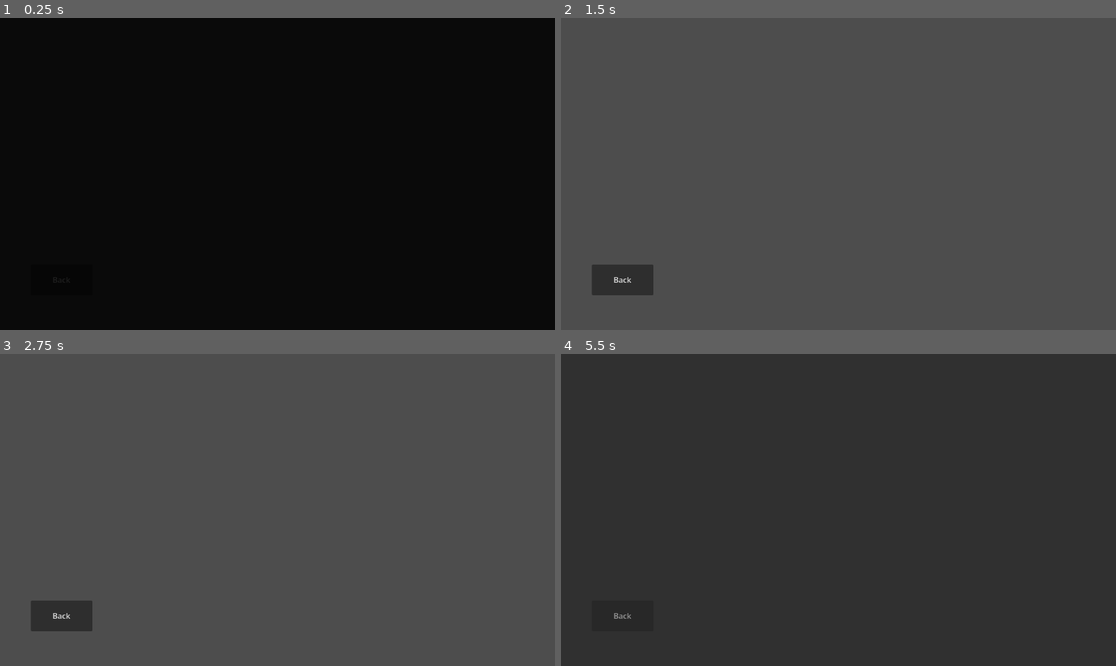
Above: before the commit, frames 1-4 (two rows, left to right).
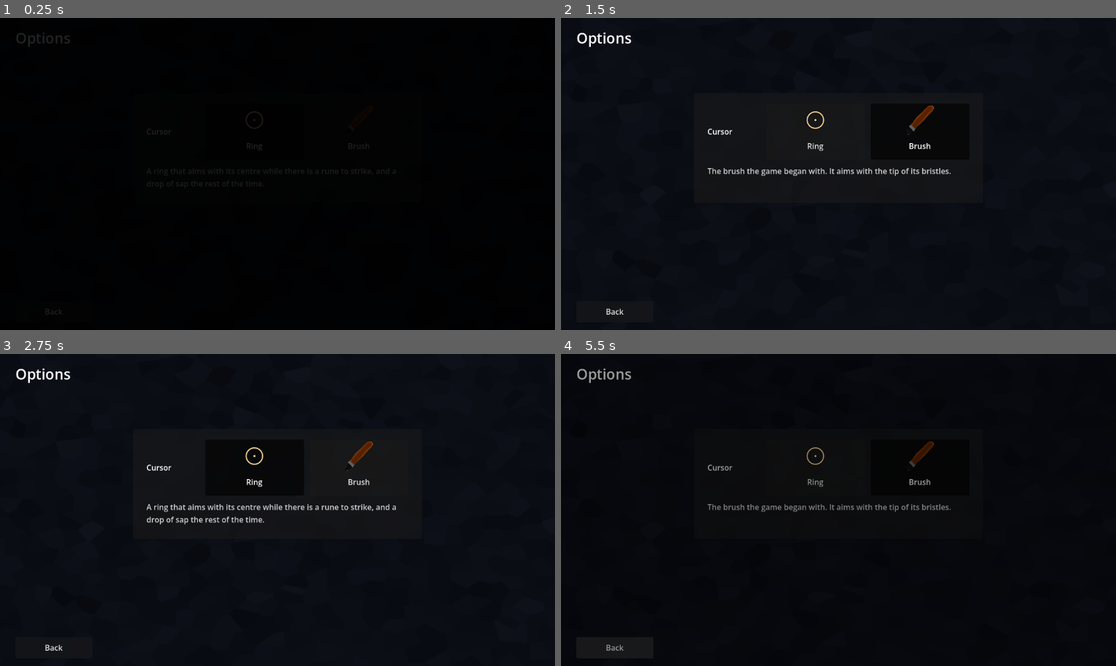
Above: after the commit, the same moments.

Repository: gamma2653/Magiteknician
Game: Godot game, scene res://magiteknician/menus/options.tscn
Same seed, same stepped clock (60 frames per second), same inputs: the game is played once before the commit and once after it. This scene is started directly instead of the project's main scene.
Inputs (mouse positions are in pixels of both pictures, inside the frame that each line leads up to):
- Up to frame 1 (0.25 s): no input
- Up to frame 2 (1.5 s): click (816, 130) at 0.5 s, where only the run after the commit has a clickable "Ring"; click (921, 130) at 1.25 s, where only the run after the commit has a clickable "Brush"
- Up to frame 3 (2.75 s): click (255, 466) at 2 s, where only the run after the commit has a clickable "Ring"
- Up to frame 4 (5.5 s): click (921, 466) at 2.75 s, where only the run after the commit has a clickable "Brush"; click (816, 466) at 3.5 s, where only the run after the commit has a clickable "Ring"; click (921, 466) at 4.25 s, where only the run after the commit has a clickable "Brush"; click "Back" at 5 s

The runs differ from the first frame. In frame 1, less than 0.1% of the frame differs, in the area x 3-13%, y 4-85%; in frame 2, 100%, in the area x 0-100%, y 0-100%; in frame 3, 100%; in frame 4, 99%.

Commit message:
Let the player have the brush back, in the options
The brush the game began with is no longer the cursor the game comes
with. It is kept for whoever would rather have it.

The options menu had a Back button and nothing else. It now offers the
ring or the brush, each with its picture. A choice takes hold as it is
made, so the cursor in the player's hand is the preview.

The brush is as it was: the same two pictures, aiming with the tip of
its bristles, pressed down by a stroke, and the same in a menu as over
a rune. It trails ink as the ring does.

The choice is kept in user://settings.json, apart from the player's
progress, so that starting the campaign afresh does not put the options
back. Settings is an autoload that says when something has changed.
GameCursor listens to it, and nothing else knows there is a choice.

The tests and the play-through keep their options in files of their
own, as they do their saves.

The game also takes its cursor back from the system before it closes.
It had been leaving a picture behind, which the engine reported as a
leak on the way out.

Co-Authored-By: Claude Fable 5.1 <noreply@anthropic.com>

Diff:
--- a/magiteknician/engine/cursor/game_cursor.gd
+++ b/magiteknician/engine/cursor/game_cursor.gd
@@ -9,6 +9,11 @@
 ## Whatever wants the reticle asks for it with aim(), and gives it back
 ## with point() when it is done.
 ##
+## The player can have the brush the game began with in place of both, by
+## asking for it in the options. It is a picture and not drawn, it looks
+## the same in a menu as over a rune, and it aims with the tip of its
+## bristles, in its bottom left corner.
+##
 ## The cursor is one colour whatever it is over. It was tried in the colour
 ## of the rune to strike next, and that is the one colour it must not be:
 ## it is on that rune, and cannot be seen, at the moment of the stroke.
@@ -19,6 +24,9 @@
 	## A ring with a dot in it. For aiming at runes.
 	RETICLE,
 }
+
+## The tip of the brush's bristles.
+const BRUSH_HOTSPOT := Vector2(0, 60)
 
 var look: Look = Look.POINTER
 ## True while a rune's key is held down.
@@ -32,7 +40,15 @@
 
 
 func _ready() -> void:
+	Settings.changed.connect(_show)
 	_show()
+
+
+func _exit_tree() -> void:
+	# The system has been handed a picture. Take it back before the game
+	# goes, or the picture outlives what it was drawn with.
+	Input.set_custom_mouse_cursor(null)
+	_drawn.clear()
 
 
 ## Shows the reticle, on behalf of `whom`.
@@ -103,8 +119,11 @@
 
 
 ## The picture the cursor is showing.
-func picture() -> ImageTexture:
-	var key := "%d %s" % [look, pressed and look == Look.RETICLE]
+func picture() -> Texture2D:
+	var down := pressed and look == Look.RETICLE
+	if is_brush():
+		return Loader.RESOURCES["img"]["cursor"]["brush_down" if down else "brush"]
+	var key := "%d %s" % [look, down]
 	if not _drawn.has(key):
 		var image := CursorArt.pointer() if look == Look.POINTER else CursorArt.reticle(CursorArt.SAP, pressed)
 		_drawn[key] = ImageTexture.create_from_image(image)
@@ -112,7 +131,14 @@
 
 
 func hotspot() -> Vector2:
+	if is_brush():
+		return BRUSH_HOTSPOT
 	return CursorArt.pointer_hotspot() if look == Look.POINTER else CursorArt.reticle_hotspot()
+
+
+## True if the player has asked for the brush.
+func is_brush() -> bool:
+	return Settings.cursor == Settings.Cursor.BRUSH
 
 
 func _show() -> void:
--- a/magiteknician/loader.gd
+++ b/magiteknician/loader.gd
@@ -39,6 +39,10 @@
 			"ρ": preload("res://magiteknician/assets/ρ.png") as Texture2D,
 			"σ": preload("res://magiteknician/assets/σ.png") as Texture2D,
 			"φ": preload("res://magiteknician/assets/φ.png") as Texture2D
+		},
+		"cursor": {
+			"brush": preload("res://magiteknician/assets/turd_brush.png") as Texture2D,
+			"brush_down": preload("res://magiteknician/assets/turd_brush_down.png") as Texture2D
 		}
 	},
 	"sound": {
--- a/magiteknician/menus/options.gd
+++ b/magiteknician/menus/options.gd
@@ -1,10 +1,48 @@
 extends Node2D
+## The options. There is one so far: which cursor to play with.
+##
+## A choice takes hold as it is made, and is kept. There is nothing to
+## confirm, and the cursor in the player's hand is the preview.
+
+const RING_NOTE := "A ring that aims with its centre while there is a rune to strike, and a drop of sap the rest of the time."
+const BRUSH_NOTE := "The brush the game began with. It aims with the tip of its bristles."
 
 var going_back = false
 
+@onready var ring: Button = %Ring
+@onready var brush: Button = %Brush
+@onready var cursor_note: Label = %CursorNote
+
+
 # Called when the node enters the scene tree for the first time.
 func _ready() -> void:
+	var cursors := ButtonGroup.new()
+	ring.button_group = cursors
+	brush.button_group = cursors
+	brush.icon = Loader.RESOURCES["img"]["cursor"]["brush"]
+	ring.icon = _picture_of_the_ring(brush.icon.get_size())
+	ring.pressed.connect(Settings.choose_cursor.bind(Settings.Cursor.DRAWN))
+	brush.pressed.connect(Settings.choose_cursor.bind(Settings.Cursor.BRUSH))
+	Settings.changed.connect(_show_choices)
+	_show_choices()
 	$FadeTransition.end_transition()
+
+
+## The ring in the middle of a picture of `size`, which is the size of
+## the picture beside it, so that the two buttons line up.
+func _picture_of_the_ring(size: Vector2i) -> ImageTexture:
+	var reticle := CursorArt.reticle()
+	size = size.max(reticle.get_size())
+	var image := Image.create_empty(size.x, size.y, false, reticle.get_format())
+	image.blit_rect(reticle, Rect2i(Vector2i.ZERO, reticle.get_size()), (size - reticle.get_size()) / 2)
+	return ImageTexture.create_from_image(image)
+
+
+func _show_choices() -> void:
+	var is_brush := Settings.cursor == Settings.Cursor.BRUSH
+	brush.set_pressed_no_signal(is_brush)
+	ring.set_pressed_no_signal(not is_brush)
+	cursor_note.text = BRUSH_NOTE if is_brush else RING_NOTE
 
 
 func _on_fade_transition_timeout() -> void:
--- a/magiteknician/menus/options.tscn
+++ b/magiteknician/menus/options.tscn
@@ -1,23 +1,94 @@
-[gd_scene load_steps=3 format=3 uid="uid://bdkm5wnq0m44"]
+[gd_scene load_steps=4 format=3 uid="uid://bdkm5wnq0m44"]
 
 [ext_resource type="PackedScene" uid="uid://bh35uckn1if6a" path="res://magiteknician/menus/fade_transition.tscn" id="1_7jnsb"]
 [ext_resource type="Script" uid="uid://ctkny3wot4x3o" path="res://magiteknician/menus/options.gd" id="1_bkrqw"]
+[ext_resource type="Texture2D" uid="uid://epmblnpfdkl5" path="res://magiteknician/assets/stony_crystal_bg.png" id="2_bg"]
 
 [node name="Options" type="Node2D"]
 script = ExtResource("1_bkrqw")
+
+[node name="Background" type="TextureRect" parent="."]
+modulate = Color(0.3, 0.3, 0.4, 1)
+offset_right = 1152.0
+offset_bottom = 648.0
+mouse_filter = 2
+texture = ExtResource("2_bg")
+
+[node name="Heading" type="Label" parent="."]
+offset_left = 32.0
+offset_top = 20.0
+offset_right = 1120.0
+offset_bottom = 66.0
+theme_override_font_sizes/font_size = 30
+text = "Options"
+
+[node name="Card" type="PanelContainer" parent="."]
+offset_left = 276.0
+offset_top = 156.0
+offset_right = 876.0
+offset_bottom = 384.0
+
+[node name="Margin" type="MarginContainer" parent="Card"]
+layout_mode = 2
+theme_override_constants/margin_left = 28
+theme_override_constants/margin_top = 22
+theme_override_constants/margin_right = 28
+theme_override_constants/margin_bottom = 22
+
+[node name="Rows" type="VBoxContainer" parent="Card/Margin"]
+layout_mode = 2
+theme_override_constants/separation = 12
+
+[node name="CursorRow" type="HBoxContainer" parent="Card/Margin/Rows"]
+layout_mode = 2
+theme_override_constants/separation = 12
+
+[node name="Label" type="Label" parent="Card/Margin/Rows/CursorRow"]
+custom_minimum_size = Vector2(110, 0)
+layout_mode = 2
+text = "Cursor"
+
+[node name="Ring" type="Button" parent="Card/Margin/Rows/CursorRow"]
+unique_name_in_owner = true
+custom_minimum_size = Vector2(0, 116)
+layout_mode = 2
+size_flags_horizontal = 3
+toggle_mode = true
+text = "Ring"
+icon_alignment = 1
+vertical_icon_alignment = 0
+
+[node name="Brush" type="Button" parent="Card/Margin/Rows/CursorRow"]
+unique_name_in_owner = true
+custom_minimum_size = Vector2(0, 116)
+layout_mode = 2
+size_flags_horizontal = 3
+toggle_mode = true
+text = "Brush"
+icon_alignment = 1
+vertical_icon_alignment = 0
+
+[node name="CursorNote" type="Label" parent="Card/Margin/Rows"]
+unique_name_in_owner = true
+modulate = Color(1, 1, 1, 0.8)
+custom_minimum_size = Vector2(540, 0)
+layout_mode = 2
+size_flags_vertical = 3
+autowrap_mode = 3
 
 [node name="ButtonManager" type="Control" parent="."]
 layout_mode = 3
 anchors_preset = 0
 offset_right = 40.0
 offset_bottom = 40.0
+mouse_filter = 2
 
 [node name="Back" type="Button" parent="ButtonManager"]
 layout_mode = 0
-offset_left = 64.0
-offset_top = 512.0
+offset_left = 32.0
+offset_top = 588.0
 offset_right = 192.0
-offset_bottom = 576.0
+offset_bottom = 632.0
 text = "Back"
 
 [node name="FadeTransition" parent="." instance=ExtResource("1_7jnsb")]
--- /dev/null
+++ b/magiteknician/settings.gd
@@ -0,0 +1,93 @@
+extends Node
+## What the player has chosen in the options, kept from one run of the
+## game to the next.
+##
+## It is kept apart from the player's progress. Starting the campaign
+## afresh replaces the progress, and should not put the options back.
+##
+## The file is JSON, as the save is: it can be read, and mended, in a text
+## editor. A choice is written by name, so the file outlives a change to
+## the order of the choices.
+
+## Sent when any of the options has changed.
+signal changed
+
+enum Cursor {
+	## The ring and the drop, drawn by the game.
+	DRAWN,
+	## The brush the game began with.
+	BRUSH,
+}
+
+const VERSION := 1
+const DEFAULT_PATH := "user://settings.json"
+const DEFAULT_CURSOR := Cursor.DRAWN
+const CURSOR_NAMES: Dictionary[Cursor, String] = {
+	Cursor.DRAWN: "drawn",
+	Cursor.BRUSH: "brush",
+}
+
+## Where the options are kept. Tests point this somewhere of their own.
+var path: String = DEFAULT_PATH
+var cursor: Cursor = DEFAULT_CURSOR
+
+
+func _ready() -> void:
+	read()
+
+
+## Chooses the cursor, and keeps the choice.
+func choose_cursor(which: Cursor) -> void:
+	if cursor == which:
+		return
+	cursor = which
+	changed.emit()
+	write()
+
+
+## Puts every option back to what it is before the player has chosen
+## anything. Nothing is written.
+func reset() -> void:
+	take({})
+
+
+func to_dict() -> Dictionary:
+	return {
+		"version": VERSION,
+		"cursor": CURSOR_NAMES[cursor],
+	}
+
+
+## Takes the options from `data`. What it does not say, or says in a way
+## that cannot be understood, is left as it is before the player has chosen.
+func take(data: Dictionary) -> void:
+	var found: Variant = CURSOR_NAMES.find_key(str(data.get("cursor", "")))
+	cursor = DEFAULT_CURSOR if found == null else found
+	changed.emit()
+
+
+func write() -> Error:
+	var file := FileAccess.open(path, FileAccess.WRITE)
+	if file == null:
+		var error := FileAccess.get_open_error()
+		push_warning("The options could not be saved to %s: %s" % [path, error_string(error)])
+		return error
+	file.store_string(JSON.stringify(to_dict(), "\t"))
+	file.close()
+	return OK
+
+
+## Takes the options from the file at `path`. Returns false if there is
+## none, or if what is there cannot be read, and then the options are what
+## they are before the player has chosen anything.
+func read() -> bool:
+	if not FileAccess.file_exists(path):
+		reset()
+		return false
+	var json := JSON.new()
+	if json.parse(FileAccess.get_file_as_string(path)) != OK or json.data is not Dictionary:
+		push_warning("The options at %s could not be read and will be ignored." % [path])
+		reset()
+		return false
+	take(json.data)
+	return true
--- a/project.godot
+++ b/project.godot
@@ -26,6 +26,7 @@
 Session="*res://magiteknician/session.gd"
 Net="*res://magiteknician/engine/net/net_link.gd"
 SelfCheck="*res://magiteknician/self_check.gd"
+Settings="*res://magiteknician/settings.gd"
 GameCursor="*res://magiteknician/engine/cursor/game_cursor.gd"
 
 [input]
--- a/tests/cursor/test_game_cursor.gd
+++ b/tests/cursor/test_game_cursor.gd
@@ -11,11 +11,13 @@
 
 func before_each() -> void:
 	forget_progress()
+	forget_settings()
 	GameCursor.point()
 
 
 func after_each() -> void:
 	forget_progress()
+	forget_settings()
 	GameCursor.point()
 
 
@@ -363,6 +365,89 @@
 	assert_eq(GameCursor.look, GameCursor.Look.POINTER, "there are buttons to press again")
 
 
-func test_the_old_cursor_is_gone() -> void:
-	assert_false(Loader.RESOURCES["img"].has("mouse"))
+# The brush
+
+func _brush(which: String) -> Texture2D:
+	return Loader.RESOURCES["img"]["cursor"][which]
+
+
+func test_the_brush_is_there_for_the_asking() -> void:
+	assert_false(GameCursor.is_brush(), "it is not what the game comes with")
+	Settings.choose_cursor(Settings.Cursor.BRUSH)
+	assert_true(GameCursor.is_brush())
+	assert_eq(GameCursor.picture(), _brush("brush"))
+	assert_eq(GameCursor.hotspot(), GameCursor.BRUSH_HOTSPOT)
+
+
+func test_the_brush_aims_with_the_tip_of_its_bristles() -> void:
+	var image := _brush("brush").get_image()
+	assert_eq(image.get_width(), 60)
+	assert_eq(image.get_height(), 60)
+	assert_eq(GameCursor.BRUSH_HOTSPOT, Vector2(0, image.get_height()), "the bottom left corner")
+	# The bristles are in that corner, and the far corner is empty.
+	var near := 0
+	var far := 0
+	for y in 12:
+		for x in 12:
+			if image.get_pixel(x, 59 - y).a > 0.5:
+				near += 1
+			if image.get_pixel(59 - x, 59 - y).a > 0.5:
+				far += 1
+	assert_gt(near, 0, "the bristles")
+	assert_eq(far, 0)
+
+
+func test_the_brush_is_the_same_in_a_menu_as_over_a_rune() -> void:
+	Settings.choose_cursor(Settings.Cursor.BRUSH)
+	var pointing := GameCursor.picture()
+	GameCursor.aim(self)
+	assert_eq(GameCursor.look, GameCursor.Look.RETICLE, "the game still knows it is aiming")
+	assert_eq(GameCursor.picture(), pointing)
+	assert_eq(GameCursor.hotspot(), GameCursor.BRUSH_HOTSPOT)
+
+
+func test_the_brush_is_pressed_down_by_a_stroke() -> void:
+	Settings.choose_cursor(Settings.Cursor.BRUSH)
+	var circle := _circle()
+	circle.prepare(FIRE_BOLT)
+	var action: StringName = Rune.RuneToActionID[FIRE_BOLT.strokes[0].rune]
+	await _key(action, true)
+	assert_eq(GameCursor.picture(), _brush("brush_down"))
+	await _key(action, false)
+	assert_eq(GameCursor.picture(), _brush("brush"))
+
+
+func test_the_brush_is_not_pressed_down_in_a_menu() -> void:
+	Settings.choose_cursor(Settings.Cursor.BRUSH)
+	GameCursor.press(true)
+	assert_eq(GameCursor.picture(), _brush("brush"))
+	GameCursor.press(false)
+
+
+func test_the_brush_trails_ink_as_the_ring_does() -> void:
+	Settings.choose_cursor(Settings.Cursor.BRUSH)
+	var circle := _circle()
+	circle.position = Vector2(400, 300)
+	circle.prepare(FIRE_BOLT)
+	assert_eq(circle.trail.ink, GameCursor.ink_of(FIRE_BOLT.strokes[0].rune))
+	await _move_mouse(Vector2(400, 300))
+	await _move_mouse(Vector2(440, 330))
+	assert_eq(circle.trail.point_count(), 2)
+	_strike(circle, 0)
+	assert_eq(circle.trail.splash_count(), 1)
+
+
+func test_the_cursor_can_be_changed_while_aiming_and_changed_back() -> void:
+	GameCursor.aim(self)
+	var ring := GameCursor.picture()
+	Settings.choose_cursor(Settings.Cursor.BRUSH)
+	assert_eq(GameCursor.picture(), _brush("brush"))
+	Settings.choose_cursor(Settings.Cursor.DRAWN)
+	assert_eq(GameCursor.picture(), ring)
+	assert_eq(GameCursor.hotspot(), CursorArt.reticle_hotspot())
+
+
+func test_the_brush_is_not_the_cursor_the_project_starts_with() -> void:
+	# The game chooses the cursor once it is running, by what the player
+	# has asked for. The project has no cursor of its own to show first.
 	assert_eq(str(ProjectSettings.get_setting("display/mouse_cursor/custom_image", "")), "")
--- a/tests/framework/test_case.gd
+++ b/tests/framework/test_case.gd
@@ -103,6 +103,13 @@
 	DirAccess.remove_absolute(Session.save_path)
 
 
+## Throws away what has been chosen in the options, in memory and on disk.
+## The runner has already pointed the game at a file of the tests' own.
+func forget_settings() -> void:
+	DirAccess.remove_absolute(Settings.path)
+	Settings.reset()
+
+
 ## Frees every node the test added to itself.
 func free_managed() -> void:
 	for child in get_children():
--- /dev/null
+++ b/tests/menus/test_options.gd
@@ -0,0 +1,94 @@
+extends TestCase
+## The options menu.
+
+const OPTIONS := preload("res://magiteknician/menus/options.tscn")
+
+
+func before_each() -> void:
+	forget_settings()
+	GameCursor.point()
+
+
+func after_each() -> void:
+	forget_settings()
+	GameCursor.point()
+
+
+func _open() -> Node:
+	return add_managed(OPTIONS.instantiate())
+
+
+func test_the_options_offer_both_cursors() -> void:
+	var options := _open()
+	assert_eq(options.ring.text, "Ring")
+	assert_eq(options.brush.text, "Brush")
+	assert_not_null(options.ring.icon, "with a picture of each")
+	assert_eq(options.brush.icon, Loader.RESOURCES["img"]["cursor"]["brush"])
+	assert_eq(options.ring.icon.get_size(), options.brush.icon.get_size(), "of one size, so that they line up")
+	var ring: Image = options.ring.icon.get_image()
+	var middle: Vector2i = ring.get_size() / 2
+	assert_gt(ring.get_pixelv(middle).a, 0.9, "the ring's dot is in the middle of its picture")
+	assert_almost_eq(ring.get_pixel(0, 0).a, 0.0, 0.001)
+
+
+func test_the_options_open_on_what_is_chosen() -> void:
+	var options := _open()
+	assert_true(options.ring.button_pressed)
+	assert_false(options.brush.button_pressed)
+	assert_eq(options.cursor_note.text, options.RING_NOTE)
+	remove_child(options)
+	options.free()
+
+	Settings.choose_cursor(Settings.Cursor.BRUSH)
+	options = _open()
+	assert_true(options.brush.button_pressed)
+	assert_false(options.ring.button_pressed)
+	assert_eq(options.cursor_note.text, options.BRUSH_NOTE)
+
+
+func test_choosing_the_brush_changes_the_cursor_and_is_kept() -> void:
+	var options := _open()
+	options.brush.pressed.emit()
+	assert_eq(Settings.cursor, Settings.Cursor.BRUSH)
+	assert_eq(GameCursor.picture(), Loader.RESOURCES["img"]["cursor"]["brush"], "there and then")
+	assert_true(options.brush.button_pressed)
+	assert_false(options.ring.button_pressed)
+	assert_eq(options.cursor_note.text, options.BRUSH_NOTE)
+	Settings.reset()
+	Settings.read()
+	assert_eq(Settings.cursor, Settings.Cursor.BRUSH, "and it is on disk")
+
+
+func test_the_ring_can_be_chosen_again() -> void:
+	Settings.choose_cursor(Settings.Cursor.BRUSH)
+	var options := _open()
+	options.ring.pressed.emit()
+	assert_eq(Settings.cursor, Settings.Cursor.DRAWN)
+	assert_false(GameCursor.is_brush())
+	assert_true(options.ring.button_pressed)
+	assert_eq(options.cursor_note.text, options.RING_NOTE)
+
+
+func test_one_cursor_is_always_chosen() -> void:
+	var options := _open()
+	assert_not_null(options.ring.button_group)
+	assert_eq(options.ring.button_group, options.brush.button_group)
+	assert_false(options.ring.button_group.allow_unpress)
+	# Pressing the one that is chosen leaves it chosen.
+	options.ring.pressed.emit()
+	assert_true(options.ring.button_pressed)
+	assert_eq(Settings.cursor, Settings.Cursor.DRAWN)
+
+
+func test_a_menu_that_has_closed_stops_listening() -> void:
+	var options := _open()
+	remove_child(options)
+	options.free()
+	Settings.choose_cursor(Settings.Cursor.BRUSH)
+	assert_eq(Settings.cursor, Settings.Cursor.BRUSH)
+
+
+func test_back_goes_back() -> void:
+	var options := _open()
+	options._on_back_pressed()
+	assert_true(options.going_back)
--- a/tests/play_through.gd
+++ b/tests/play_through.gd
@@ -13,6 +13,7 @@
 ## Continue, the practice range, the versus menu, the options, and back.
 
 const SAVE_PATH := "user://play_through_save.json"
+const SETTINGS_PATH := "user://play_through_settings.json"
 ## How long to wait for a scene to arrive, in milliseconds.
 const PATIENCE_MSEC := 8000
 ## A fade takes a second. Wait it out before touching the scene under it.
@@ -27,6 +28,10 @@
 	# Scenes save as they would in play, and must not write over a real save.
 	Session.save_path = SAVE_PATH
 	DirAccess.remove_absolute(SAVE_PATH)
+	# Nor over what the player has chosen in the options.
+	Settings.path = SETTINGS_PATH
+	DirAccess.remove_absolute(SETTINGS_PATH)
+	Settings.reset()
 	# Move to the root, to outlive the scenes that are about to come and go.
 	get_parent().remove_child.call_deferred(self)
 	get_tree().root.add_child.call_deferred(self)
@@ -90,10 +95,24 @@
 
 	menu._on_options_pressed()
 	var options := await _arrive_at("Options")
+	_check(options.ring.button_pressed, "the options open on the cursor the game comes with")
+	options.brush.pressed.emit()
+	_check(GameCursor.picture() == Loader.RESOURCES["img"]["cursor"]["brush"], "choosing the brush changes the cursor there and then")
 	options._on_back_pressed()
+	await _arrive_at("MainMenu")
+	_check(GameCursor.is_brush(), "and it is still the brush in the main menu")
+	Settings.read()
+	_check(Settings.cursor == Settings.Cursor.BRUSH, "and the choice is on disk")
+
+	menu = get_tree().current_scene
+	menu._on_practice_pressed()
+	practice = await _arrive_at("PracticeRange")
+	_check(GameCursor.look == GameCursor.Look.RETICLE and GameCursor.hotspot() == GameCursor.BRUSH_HOTSPOT, "the brush aims with its tip in the practice range")
+	practice._on_back_pressed()
 	await _arrive_at("MainMenu")
 
 	DirAccess.remove_absolute(SAVE_PATH)
+	DirAccess.remove_absolute(SETTINGS_PATH)
 	print("")
 	print("play-through: %s" % ["passed" if failures == 0 else "%d failed" % [failures]])
 	get_tree().quit(0 if failures == 0 else 1)
--- a/tests/test_runner.gd
+++ b/tests/test_runner.gd
@@ -13,6 +13,9 @@
 ## Where the game keeps progress while the tests run. Scenes under test
 ## save as they would in play, and must not write over a real save.
 const TEST_SAVE_PATH := "user://test_save.json"
+## And where it keeps the options. The tests begin with none chosen,
+## whatever the player has chosen for themselves.
+const TEST_SETTINGS_PATH := "user://test_settings.json"
 
 var _catcher := TestErrorCatcher.new()
 var _only := ""
@@ -26,10 +29,14 @@
 			_only = argument.trim_prefix("--only=")
 	Session.save_path = TEST_SAVE_PATH
 	DirAccess.remove_absolute(TEST_SAVE_PATH)
+	Settings.path = TEST_SETTINGS_PATH
+	DirAccess.remove_absolute(TEST_SETTINGS_PATH)
+	Settings.reset()
 	OS.add_logger(_catcher)
 	await _run_all()
 	OS.remove_logger(_catcher)
 	DirAccess.remove_absolute(TEST_SAVE_PATH)
+	DirAccess.remove_absolute(TEST_SETTINGS_PATH)
 	_report()
 	get_tree().quit(0 if _failed.is_empty() and _passed > 0 else 1)
 
--- /dev/null
+++ b/tests/test_settings.gd
@@ -0,0 +1,109 @@
+extends TestCase
+## Settings: what the player has chosen in the options, and the keeping of it.
+
+
+func before_each() -> void:
+	forget_settings()
+
+
+func after_each() -> void:
+	forget_settings()
+
+
+func _write(text: String) -> void:
+	var file := FileAccess.open(Settings.path, FileAccess.WRITE)
+	file.store_string(text)
+	file.close()
+
+
+func _on_disk() -> Dictionary:
+	return JSON.parse_string(FileAccess.get_file_as_string(Settings.path))
+
+
+func test_the_tests_keep_their_options_apart_from_the_players() -> void:
+	assert_ne(Settings.path, Settings.DEFAULT_PATH)
+
+
+func test_the_game_comes_with_the_drawn_cursor() -> void:
+	assert_eq(Settings.cursor, Settings.Cursor.DRAWN)
+	assert_eq(Settings.DEFAULT_CURSOR, Settings.Cursor.DRAWN)
+
+
+func test_a_choice_is_kept() -> void:
+	Settings.choose_cursor(Settings.Cursor.BRUSH)
+	assert_eq(Settings.cursor, Settings.Cursor.BRUSH)
+	assert_true(FileAccess.file_exists(Settings.path))
+	Settings.reset()
+	assert_eq(Settings.cursor, Settings.Cursor.DRAWN)
+	assert_true(Settings.read())
+	assert_eq(Settings.cursor, Settings.Cursor.BRUSH)
+
+
+func test_a_choice_is_written_by_name() -> void:
+	Settings.choose_cursor(Settings.Cursor.BRUSH)
+	assert_eq(_on_disk()["cursor"], "brush")
+	Settings.choose_cursor(Settings.Cursor.DRAWN)
+	assert_eq(_on_disk()["cursor"], "drawn")
+	assert_eq(int(_on_disk()["version"]), Settings.VERSION)
+
+
+func test_every_cursor_has_a_name_of_its_own() -> void:
+	var names := {}
+	for which in Settings.Cursor.values():
+		assert_true(Settings.CURSOR_NAMES.has(which))
+		names[Settings.CURSOR_NAMES[which]] = true
+	assert_eq(names.size(), Settings.Cursor.size())
+
+
+func test_a_choice_says_that_it_was_made() -> void:
+	var heard := [0]
+	var listen := func () -> void: heard[0] += 1
+	Settings.changed.connect(listen)
+	Settings.choose_cursor(Settings.Cursor.BRUSH)
+	assert_eq(heard[0], 1)
+	Settings.choose_cursor(Settings.Cursor.BRUSH)
+	assert_eq(heard[0], 1, "choosing what is already chosen changes nothing")
+	Settings.changed.disconnect(listen)
+
+
+func test_choosing_what_is_already_chosen_writes_nothing() -> void:
+	Settings.choose_cursor(Settings.Cursor.DRAWN)
+	assert_false(FileAccess.file_exists(Settings.path))
+
+
+func test_with_no_file_the_options_are_as_the_game_comes() -> void:
+	Settings.cursor = Settings.Cursor.BRUSH
+	assert_false(Settings.read())
+	assert_eq(Settings.cursor, Settings.Cursor.DRAWN)
+
+
+func test_a_file_that_cannot_be_read_is_ignored() -> void:
+	allow_errors = true
+	_write("{ this is not json")
+	Settings.cursor = Settings.Cursor.BRUSH
+	assert_false(Settings.read())
+	assert_eq(Settings.cursor, Settings.Cursor.DRAWN)
+	_write("[1, 2, 3]")
+	assert_false(Settings.read())
+
+
+func test_a_cursor_the_game_does_not_know_is_ignored() -> void:
+	_write('{"version": 1, "cursor": "quill"}')
+	assert_true(Settings.read())
+	assert_eq(Settings.cursor, Settings.Cursor.DRAWN)
+	_write('{"version": 1, "cursor": 1}')
+	assert_true(Settings.read())
+	assert_eq(Settings.cursor, Settings.Cursor.DRAWN, "a cursor goes by its name, not its number")
+	_write('{"version": 1}')
+	assert_true(Settings.read())
+	assert_eq(Settings.cursor, Settings.Cursor.DRAWN)
+
+
+func test_the_options_are_kept_apart_from_progress() -> void:
+	forget_progress()
+	Settings.choose_cursor(Settings.Cursor.BRUSH)
+	Session.new_game()
+	assert_ne(Settings.path, Session.save_path)
+	assert_true(Settings.read())
+	assert_eq(Settings.cursor, Settings.Cursor.BRUSH, "starting over does not put the options back")
+	forget_progress()
Binary file added: magiteknician/assets/turd_brush.png
Not shown, added: magiteknician/assets/turd_brush.png.import
Binary file added: magiteknician/assets/turd_brush_down.png
Not shown, added: magiteknician/assets/turd_brush_down.png.import
Not shown, added: magiteknician/settings.gd.uid
Not shown, added: tests/menus/test_options.gd.uid
Not shown, added: tests/test_settings.gd.uid
Not shown, changed: .changeset/a-cursor-worth-aiming-with.md
